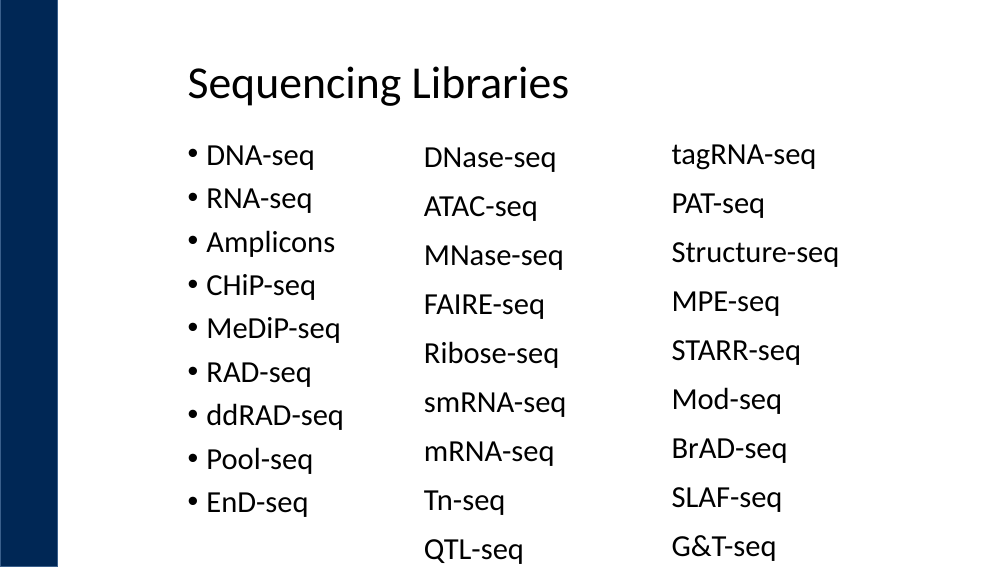
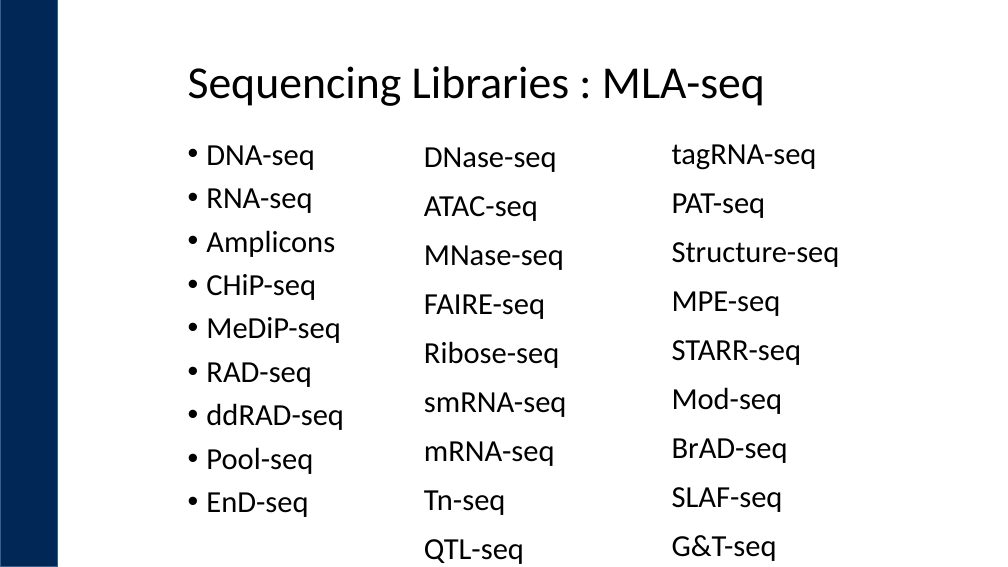
Before and after one commit to ucdavis-bioinformatics-training/2017_2018-single-cell-RNA-sequencing-Workshop-UCD_UCB_UCSF, a slide deck: slide 8 of day1/What_is_Bioinformatics.pptx. Drawn at 1008x567 pixels with LibreOffice and Linux fonts; fonts in the diff are those of the drawing; background and template pictures are left out. Boxes give left, top, right and bottom in pixels: in the first picture for what was removed or moved away, otherwise in the second. Text is boxed around its words. In the diff, an @@ line names an element or a change of style, - is before the commit and + after.

```diff
--- a/day1/What_is_Bioinformatics.pptx
+++ b/day1/What_is_Bioinformatics.pptx
@@ title at (x1=188, y1=66, x2=765, y2=106): text changed @@
-Sequencing Libraries
+Sequencing Libraries : MLA-seq
```
Also in this commit, not shown: 1 other slide changed, 1 slide added, 4 other files.
